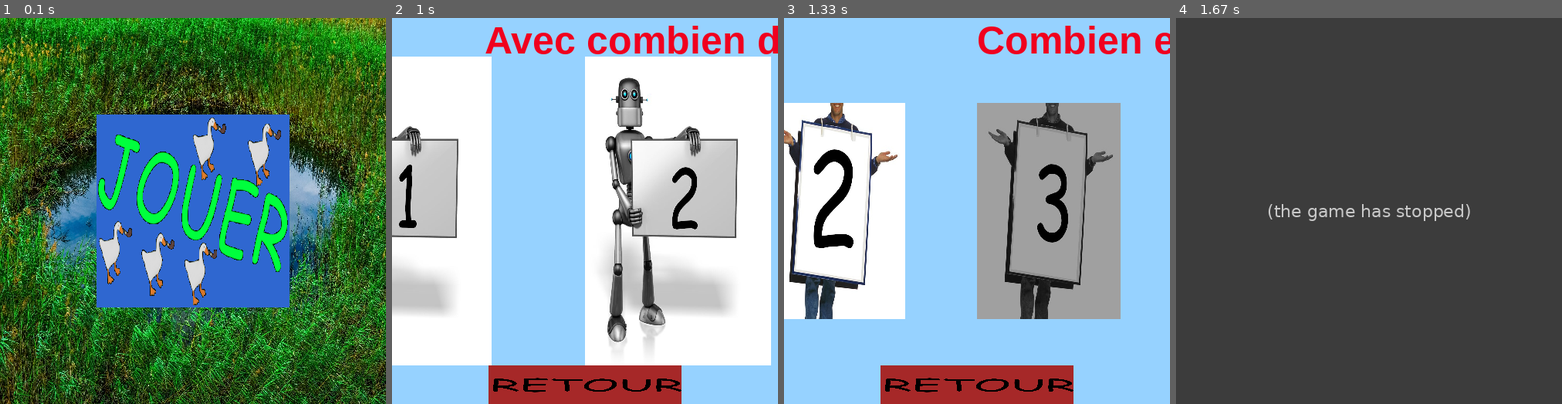
Above: before the commit, frames 1-4 (left to right).
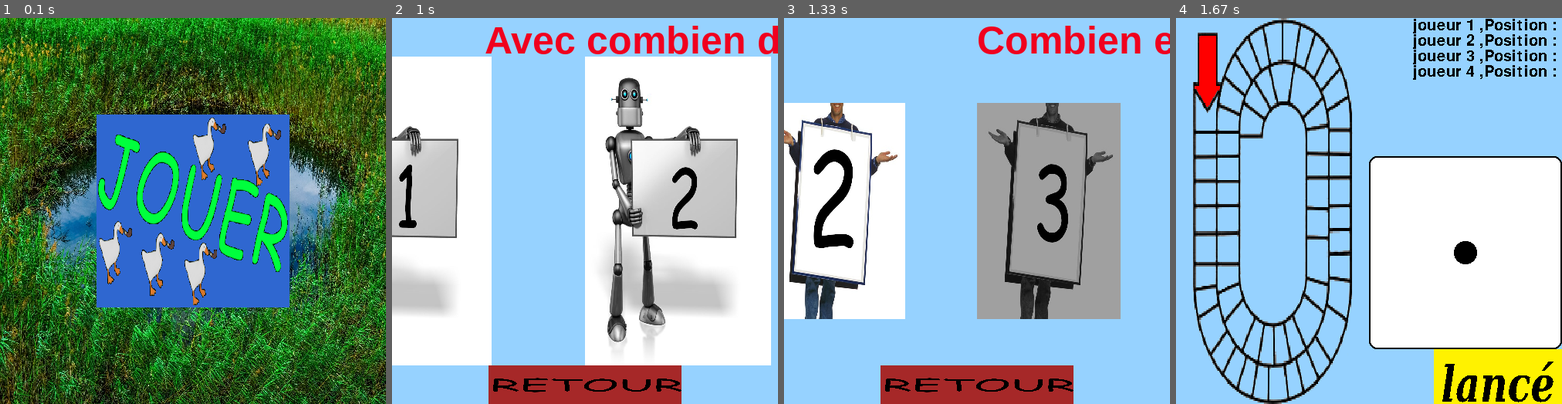
Above: after the commit, the same moments.

Repository: chokinyan/nsi-projet
Game: pygame game, started from projet nsi/projet.py
Same seed, same stepped clock (60 frames per second), same inputs: the game is played once before the commit and once after it.
Inputs (mouse positions are in pixels of both pictures, inside the frame that each line leads up to):
- Up to frame 1 (0.1 s): no input
- Up to frame 2 (1 s): click (585, 211) at 0.38 s; click (585, 238) at 0.72 s
- Up to frame 3 (1.33 s): click (1034, 75) at 1.05 s
- Up to frame 4 (1.67 s): click (1237, 211) at 1.38 s

Frames 1-3 are identical in both runs. In frame 4, 98% of the frame differs, in the area x 0-100%, y 0-100%.
Error before the commit: TypeError: text must be a unicode or bytes (projet.py line 236); the game stopped at 1.4 s (later frames are placeholders)

Commit message:
Update projet.py

Diff:
--- a/projet nsi/projet.py
+++ b/projet nsi/projet.py
@@ -232,7 +232,7 @@
             screen.blit(dée_1_img,(pyg.display.get_window_size()[0]-dée_1_img.get_width(),pyg.display.get_window_size()[1]-(image_lance.get_height()+dée_1_img.get_height())))
             screen.blit(plateaux,plateaux.get_rect(bottom = bottom))
             for i in joueur:
-                texte = i[0]," est a la position : ",
+                texte = i[0]+" ,Position : "
                 texte = font.render(texte,False,(0,0,0))
                 screen.blit(texte,(pyg.display.get_window_size()[0]-texte.get_width(),0+haut))
                 haut += texte.get_height()
